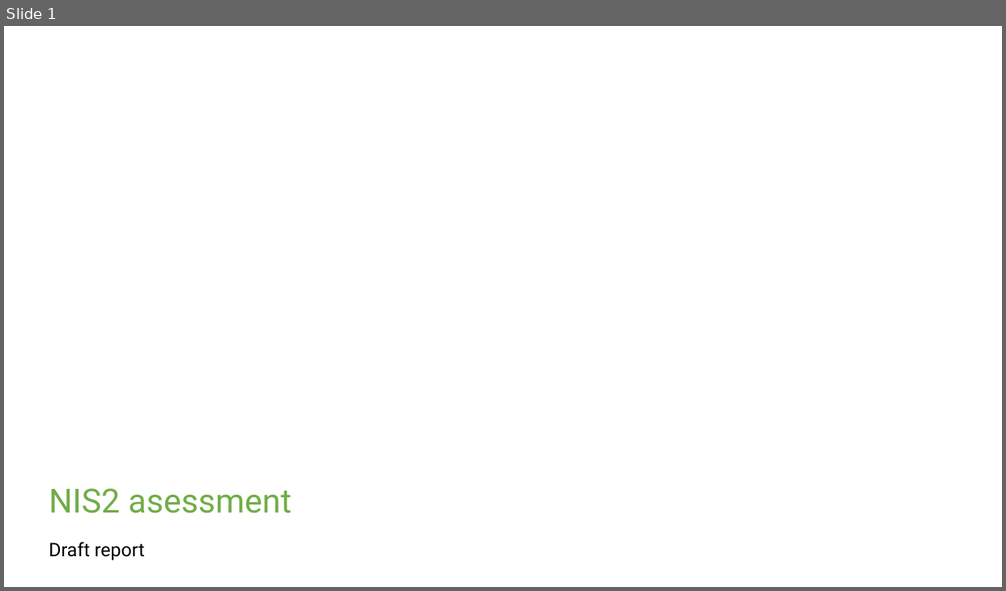
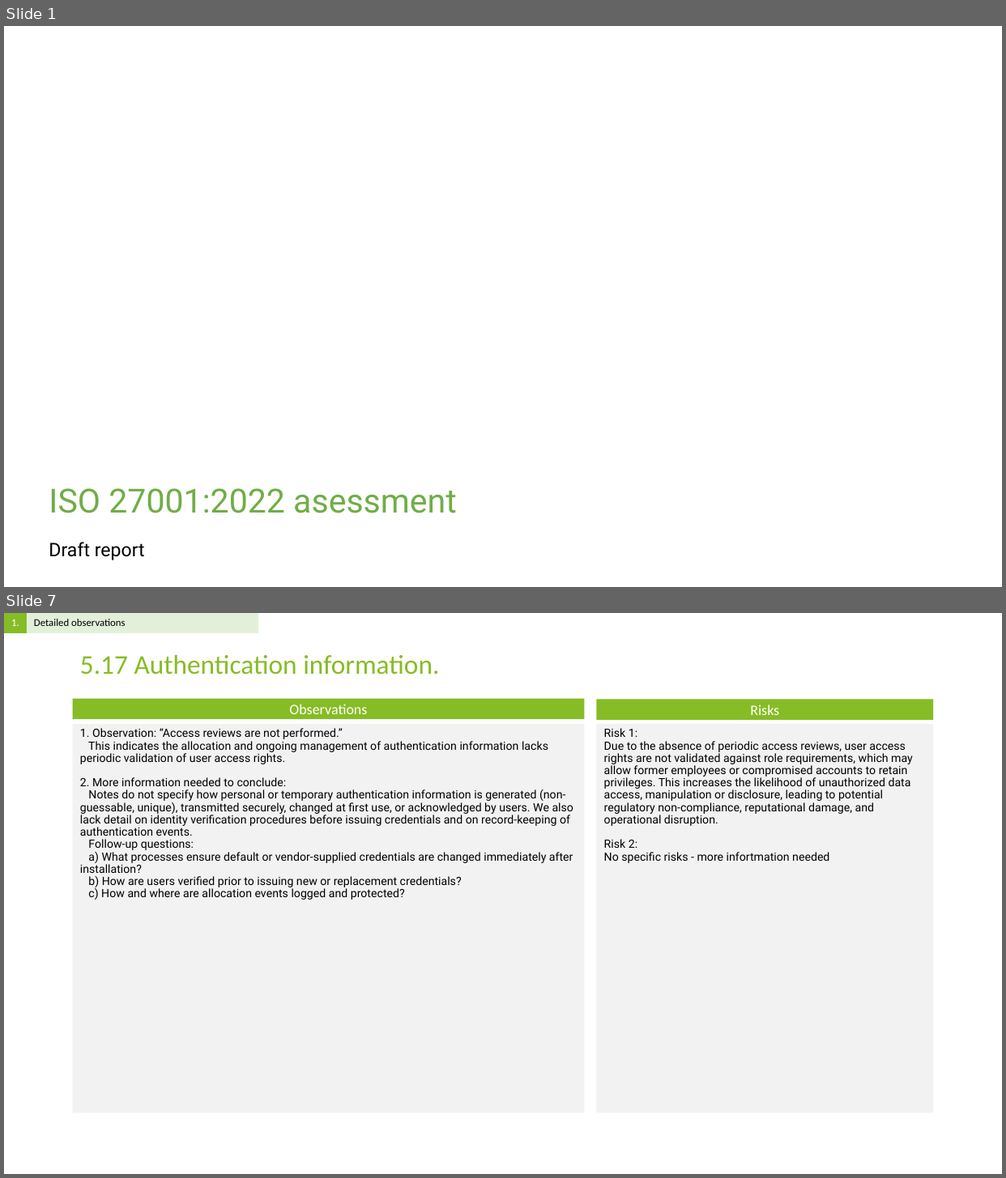
Before and after one commit to Rokas01/tprm, a slide deck: filename.pptx. Shown one above the other, each under a label of ours: slide 1 before the commit, slides 1 and 7 after it; the slides between them are not shown. The pictures are 1006x591 and 1006x1178 pixels, drawn with LibreOffice and Linux fonts; fonts in the diff are those of the drawing; background and template pictures are left out. Boxes give left, top, right and bottom in pixels: in the first picture for what was removed or moved away, otherwise in the second. Text is boxed around its words. In the diff, an @@ line names an element or a change of style, - is before the commit and + after.

```diff
--- a/filename.pptx
+++ b/filename.pptx
@@ slide 7 added at (4, 613, 1002, 1174), background #FFFFFF @@
@@ table added at (4, 613, 258, 633), 1 rows, 2 columns @@
+1. | Detailed observations
@@ title added at (80, 655, 439, 675), 26 pt, text #86BC25 @@
+5.17 Authentication information.
@@ rectangle added at (73, 698, 585, 719), fill #86BC25, 14 pt, text #FFFFFF @@
+Observations
@@ rectangle added at (597, 699, 934, 720), fill #86BC25, 14 pt, text #FFFFFF @@
+Risks
@@ text added at (73, 724, 585, 1113), fill #F2F2F2, 11 pt, text #000000 @@
+1. Observation: “Access reviews are not performed.”
+This indicates the allocation and ongoing management of authentication information lacks periodic validation of user access rights.
+2. More information needed to conclude:
+Notes do not specify how personal or temporary authentication information is generated (non-guessable, unique), transmitted securely, changed at first use, or acknowledged by users. We also lack detail on identity verification procedures before issuing credentials and on record-keeping of authentication events.
+Follow-up questions:
+a) What processes ensure default or vendor-supplied credentials are changed immediately after installation?
+b) How are users verified prior to issuing new or replacement credentials?
+c) How and where are allocation events logged and protected?
@@ text added at (597, 724, 934, 1113), fill #F2F2F2, 11 pt, text #000000 @@
+Risk 1:
+Due to the absence of periodic access reviews, user access rights are not validated against role requirements, which may allow former employees or compromised accounts to retain privileges. This increases the likelihood of unauthorized data access, manipulation or disclosure, leading to potential regulatory non-compliance, reputational damage, and operational disruption.
+Risk 2:
+No specific risks - more infortmation needed
@@ slide 1 changed as well @@
@@ title at (49, 489, 457, 514): text changed @@
-NIS2 asessment
+ISO 27001:2022 asessment
```
Also in this commit, not shown: 4 other slides changed, 13 other slides added, 1 other file.
